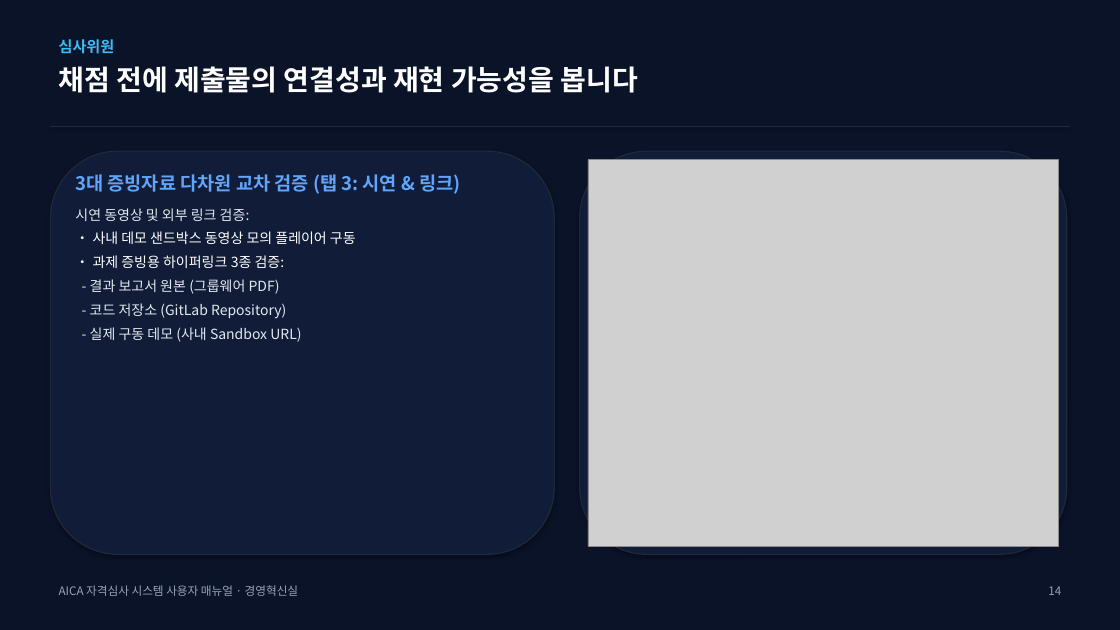
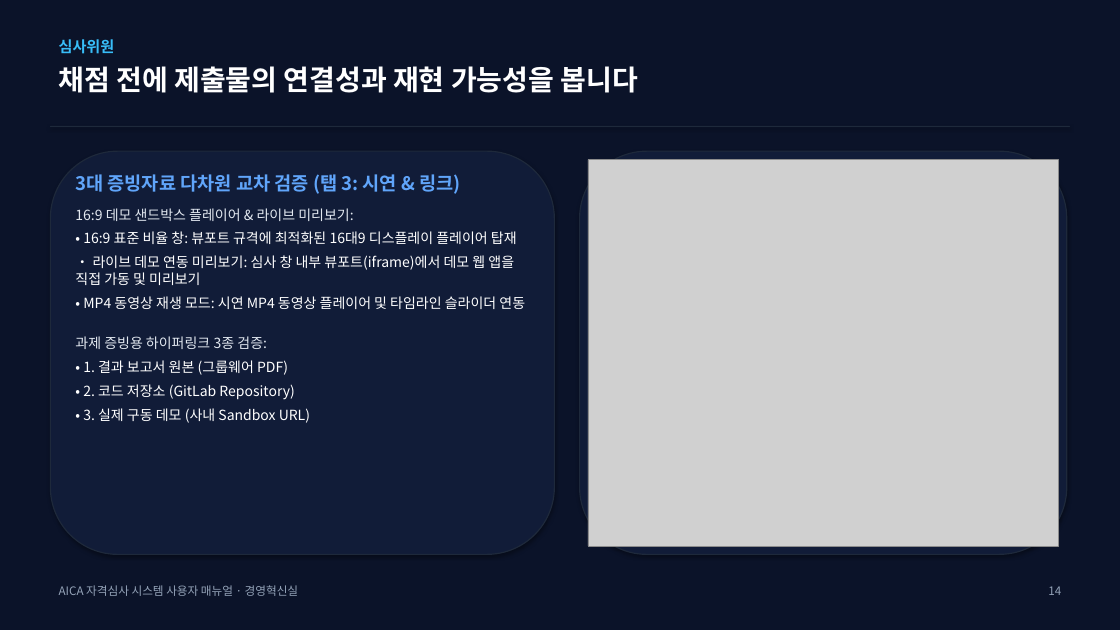
Before and after one commit to teckyun73/AICA_COMPETENCY, a slide deck: slide 14 of AICA_System_User_Manual.pptx. Drawn at 1120x630 pixels with LibreOffice and Linux fonts; fonts in the diff are those of the drawing; grey boxes stand for pictures. Boxes give left, top, right and bottom in pixels: in the first picture for what was removed or moved away, otherwise in the second. Text is boxed around its words. In the diff, an @@ line names an element or a change of style, - is before the commit and + after.

Commit message:
feat: Implement 16:9 aspect ratio Demo Sandbox viewport with live demo interactive preview and update 20-page manual

```diff
--- a/AICA_System_User_Manual.pptx
+++ b/AICA_System_User_Manual.pptx
@@ text at (75,208,525,423): text changed; text colour #E2E8F0 to #FFFFFF @@
-시연 동영상 및 외부 링크 검증:
-• 사내 데모 샌드박스 동영상 모의 플레이어 구동
-• 과제 증빙용 하이퍼링크 3종 검증:
-- 결과 보고서 원본 (그룹웨어 PDF)
-- 코드 저장소 (GitLab Repository)
-- 실제 구동 데모 (사내 Sandbox URL)
+16:9 데모 샌드박스 플레이어 & 라이브 미리보기:
+• 16:9 표준 비율 창: 뷰포트 규격에 최적화된 16대9 디스플레이 플레이어 탑재
+• 라이브 데모 연동 미리보기: 심사 창 내부 뷰포트(iframe)에서 데모 웹 앱을 직접 가동 및 미리보기
+• MP4 동영상 재생 모드: 시연 MP4 동영상 플레이어 및 타임라인 슬라이더 연동
+과제 증빙용 하이퍼링크 3종 검증:
+• 1. 결과 보고서 원본 (그룹웨어 PDF)
+• 2. 코드 저장소 (GitLab Repository)
+• 3. 실제 구동 데모 (사내 Sandbox URL)
```
Also in this commit, not shown: 4 other files.
